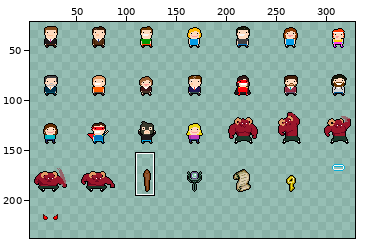
Two versions of one sprite sheet, bin/data/bitmaps/sprites_grid-x.png. Above, an overview of the earlier version with the close-up marked.
Close-up. Old version:
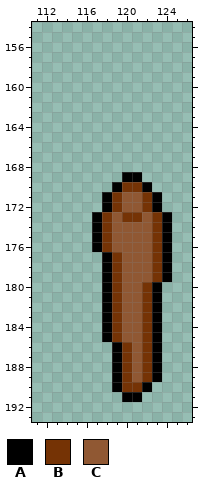
The file is 336x288 pixels. Colours within 5 levels of each other are drawn and written as one. Shown: x 111..126, y 154..193. The wide view leaves out empty margins. The commit also changed other parts of the picture, which this record leaves out.
Palette (. is transparent): A #000000  B #753305  C #905833
Pixels before, first column x 117:
169 ...AA...
170 ..ABBA..
171 .ABCCBA.
172 .ABCCBA.
173 ABCBBCBA
174 ABCCCCBA
175 ABCCCCBA
176 ABCCCCBA
177 .ABCCCBA
178 .ABCCCBA
179 .ABCCCBA
180 .ABCCBA.
181 .ABCCBA.
182 .ABCCBA.
183 .ABCCBA.
184 .ABCCBA.
185 .ABCCBA.
186 ..ABCBA.
187 ..ABCBA.
188 ..ABCBA.
189 ..ABCBA.
190 ..ABBA..
191 ...AA...
Now the later version:
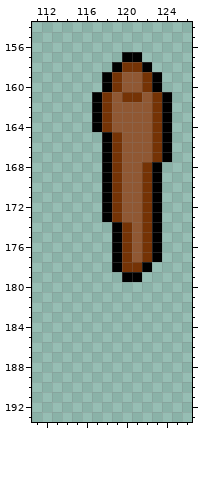
From old to new:
There is now colour A in row 157 at x 120 to 121; in row 158 at x 119 and 122; in rows 159 to 160 at x 118 and 123; in rows 161 to 164 at x 117 and 124; in rows 165 to 167 at x 118 and 124; in rows 168 to 170 at x 118 and 123.
The edit turns colour B into colour A in row 173 at x 118 and 123; in rows 174 to 176 at x 123; in row 177 at x 119 and 123; in row 178 at x 119.
The edit turns colour C into colour A in rows 174 to 176 at x 119; in row 178 at x 122; in row 179 at x 120 to 121.
There is now colour B in row 158 at x 120 to 121; in rows 159 to 160 at x 119 and 122; in row 161 at x 118, 120 to 121 and 123; in rows 162 to 164 at x 118 and 123; in rows 165 to 167 at x 119 and 123; in rows 168 to 169 at x 119 and 122.
The edit turns colour A into colour B in row 170 at x 119 and 122.
The edit turns colour C into colour B in row 173 at x 119 and 122; in rows 174 to 177 at x 120 and 122; in row 178 at x 120 to 121.
There is now colour C in rows 159 to 160 at x 120 to 121; in row 161 at x 119 and 122; in rows 162 to 164 at x 119 to 122; in rows 165 to 167 at x 120 to 122; in row 168 at x 120 to 121.
The edit turns colour A into colour C in row 169 at x 120 to 121.
The edit turns colour B into colour C in row 170 at x 120 to 121; in row 173 at x 120 to 121.
Colour A is removed in rows 173 to 176 at x 117 and 124; in rows 177 to 179 at x 118 and 124; in rows 180 to 185 at x 118 and 123; in rows 186 to 189 at x 119 and 123; in row 190 at x 119 and 122; in row 191 at x 120 to 121.
Colour B is removed in rows 174 to 176 at x 118; in row 178 at x 123; in row 179 at x 119 and 123; in rows 180 to 185 at x 119 and 122; in rows 186 to 189 at x 120 and 122; in row 190 at x 120 to 121.
Colour C is removed in row 179 at x 122; in rows 180 to 185 at x 120 to 121; in rows 186 to 189 at x 121.
Changed places in both close-ups, as pixel boxes (x1, y1, x2, y2):
changed: (92, 52, 172, 402)
